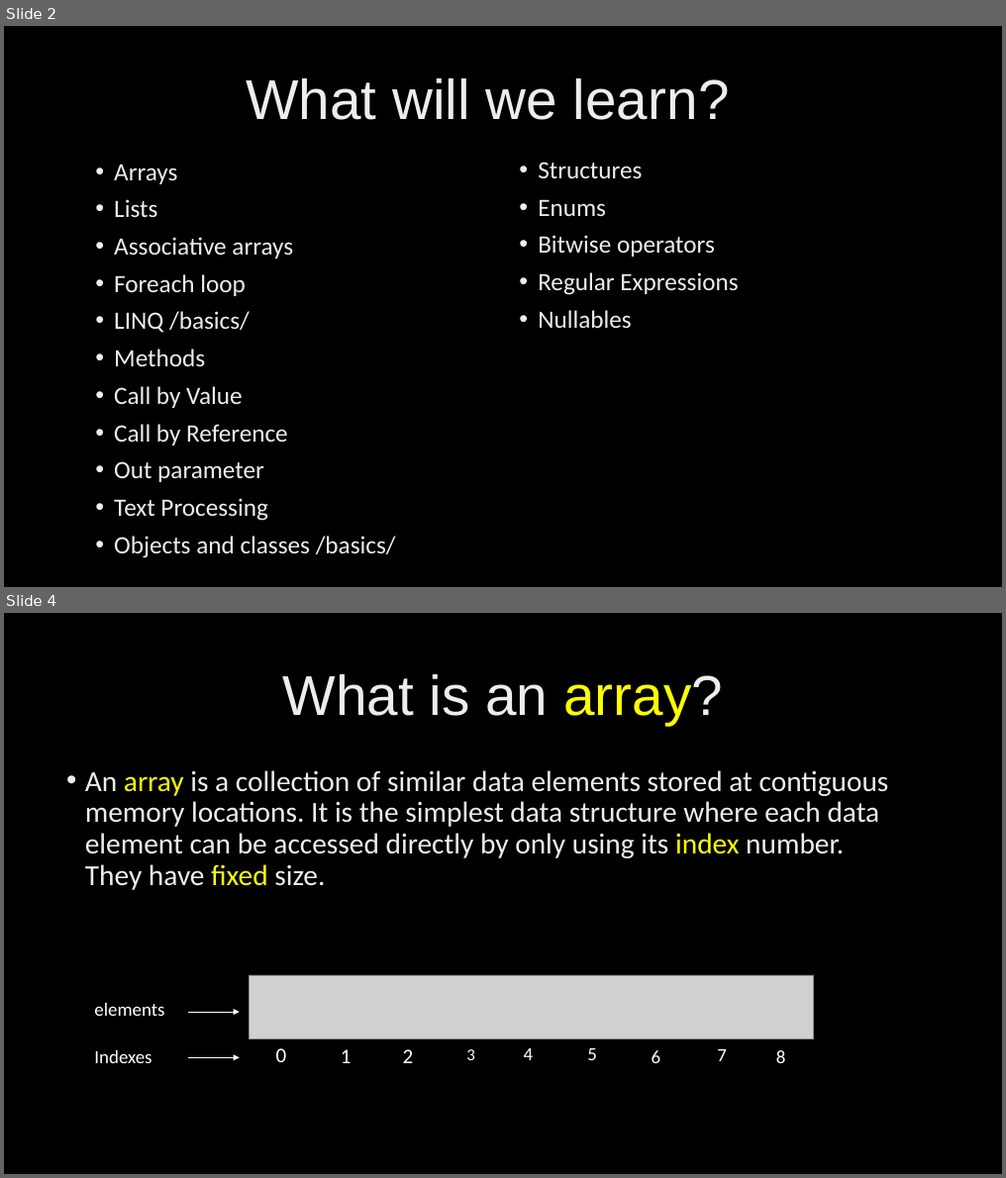
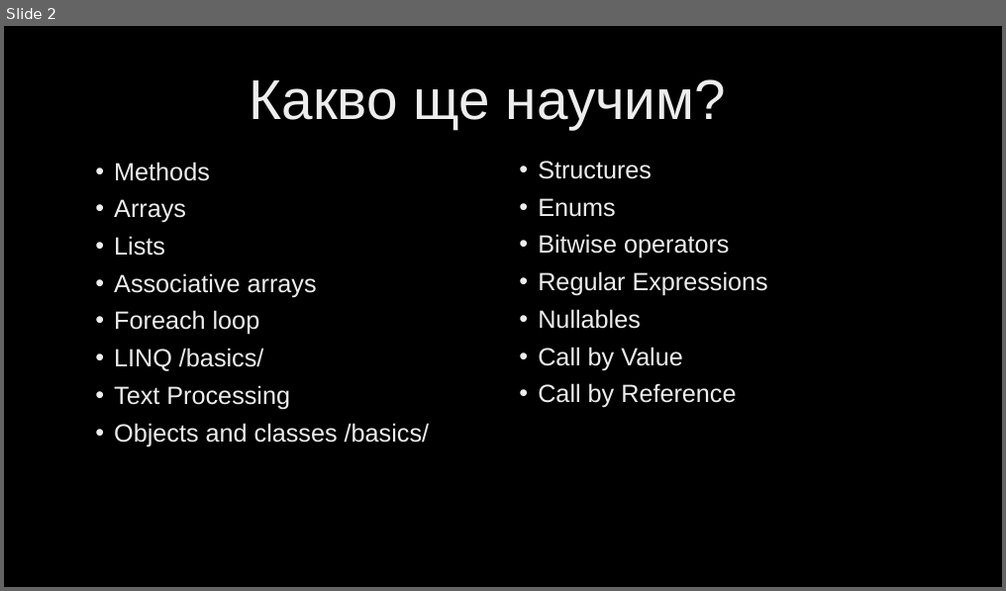
Before and after one commit to velizar92/CSharp-Programming-Presentations, a slide deck: C# Intermediate.pptx. Shown one above the other, each under a label of ours: slides 2 and 4 before the commit, slide 2 after it; the slides between them are not shown. The pictures are 1006x1178 and 1006x591 pixels, drawn with LibreOffice and Linux fonts; fonts in the diff are those of the drawing; grey boxes stand for pictures; background and template pictures are left out. Boxes give left, top, right and bottom in pixels: in the first picture for what was removed or moved away, otherwise in the second. Text is boxed around its words. In the diff, an @@ line names an element or a change of style, - is before the commit and + after.

```diff
--- a/C# Intermediate.pptx
+++ b/C# Intermediate.pptx
@@ slide 4 removed at (x1=4, y1=613, x2=1002, y2=1174), background picture (left out) @@
@@ title removed at (x1=283, y1=674, x2=723, y2=725) @@
-What is an array?
@@ text removed at (x1=85, y1=770, x2=889, y2=890) @@
-• An array is a collection of similar data elements stored at contiguous memory locations. It is the simplest data structure where each data element can be accessed directly by only using its index number. They have fixed size.
@@ picture removed at (x1=250, y1=975, x2=813, y2=1039) @@
@@ text removed at (x1=94, y1=1003, x2=164, y2=1016) @@
-elements
@@ arrow removed from (189, 1012) to (240, 1012) @@
@@ text removed at (x1=94, y1=1051, x2=152, y2=1063) @@
-Indexes
@@ arrow removed from (189, 1058) to (240, 1058) @@
@@ text removed at (x1=276, y1=1049, x2=287, y2=1062) @@
-0
@@ text removed at (x1=341, y1=1050, x2=351, y2=1063) @@
-1
@@ text removed at (x1=403, y1=1050, x2=414, y2=1063) @@
-2
@@ text removed at (x1=466, y1=1050, x2=474, y2=1060) @@
-3
@@ text removed at (x1=524, y1=1049, x2=534, y2=1060) @@
-4
@@ text removed at (x1=587, y1=1049, x2=597, y2=1060) @@
-5
@@ text removed at (x1=651, y1=1051, x2=661, y2=1063) @@
-6
@@ text removed at (x1=717, y1=1050, x2=727, y2=1061) @@
-7
@@ text removed at (x1=776, y1=1051, x2=786, y2=1063) @@
-8
@@ slide 2 changed as well @@
@@ title at (x1=250, y1=79, x2=726, y2=129): text changed @@
-What will we learn?
+Какво ще научим?
@@ text at (x1=114, y1=162, x2=210, y2=181): paragraph added @@
+• Methods
@@ text at (x1=538, y1=161, x2=768, y2=329): font Calibri to Arial in "Structures", "Enums", "Bitwise operators", "Regular Expressions" and 1 more places @@
@@ text at (x1=114, y1=199, x2=429, y2=447): font Calibri to Arial @@
@@ text at (x1=114, y1=349, x2=288, y2=482): paragraphs removed @@
-• Methods
-• Call by Value
-• Call by Reference
-• Out parameter
@@ text at (x1=538, y1=347, x2=736, y2=408): paragraphs added @@
+• Call by Value
+• Call by Reference
```
Also in this commit, not shown: 1 other slide changed, 8 slides added, 1 other slide removed.
